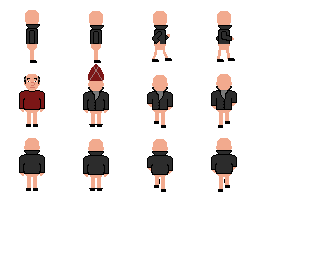
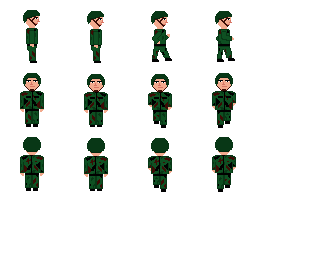
Two versions of the same layered image (320x256). Layer-by-layer changes:
hid "PRIEST HAT", painted on it over [24,64,104,81]
showed "HELMET" over [23,10,233,153]
hid "PRIEST TOP" over [19,24,237,184]
showed "CAMO TOP" over [20,28,236,174]
hid "SALT AND PEPPER" over [24,76,40,84]
hid "FACE 8", painted on it over [27,14,233,89]
showed "FACE 4" over [26,17,232,88]
showed "CAMO BOTTOMS", painted on it over [25,44,232,189]
